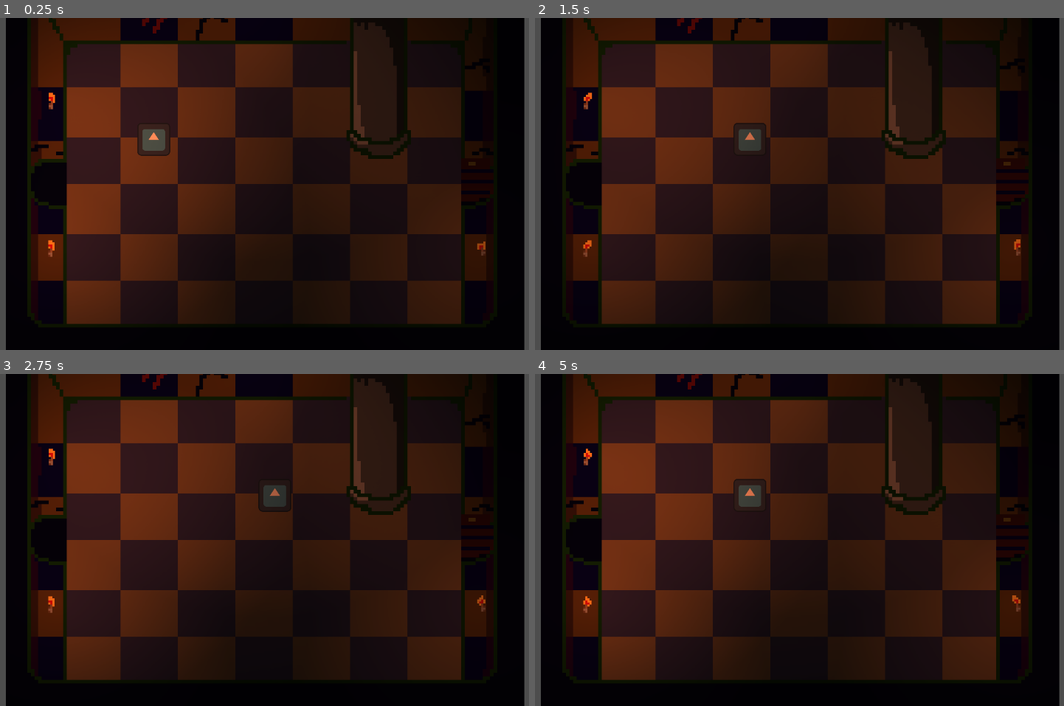
Above: before the commit, frames 1-4 (two rows, left to right).
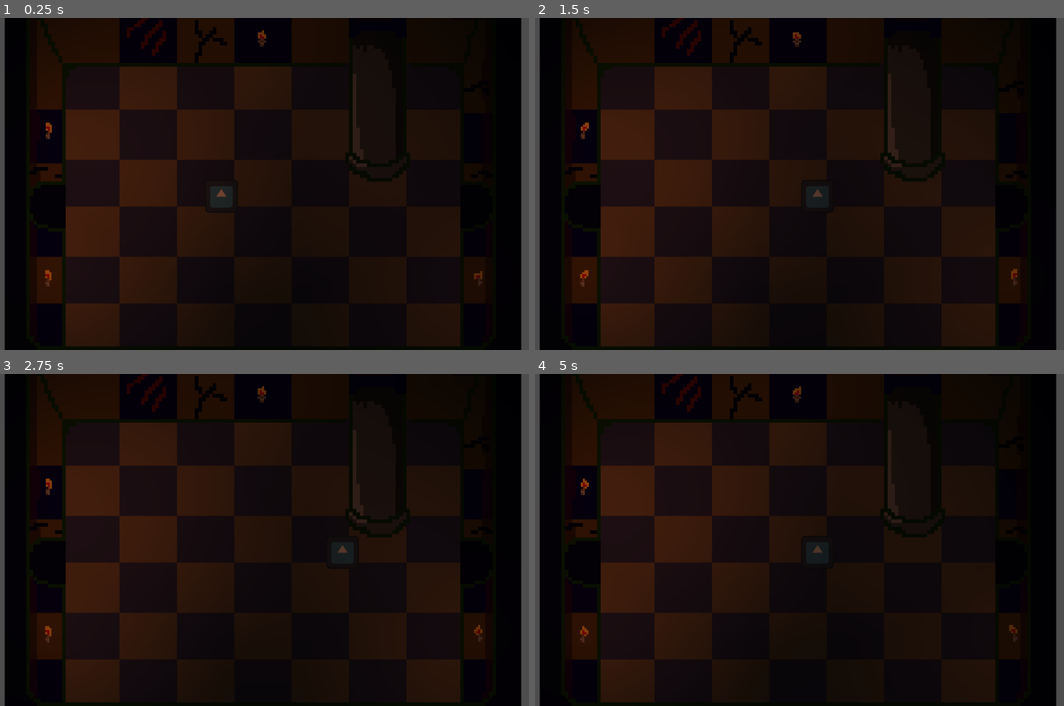
Above: after the commit, the same moments.

Repository: FlorianLesieur/UniJamTeam2Coop
Game: Godot game, scene res://Scenes/Physique/Game.tscn
Two runs of this game, one before a commit and one after it. Both use one fixed random seed, a clock stepped at 60 frames per second and the inputs below. The project has no main scene, so this scene is started directly. The engine's default icon, where the game draws it, is replaced by a stand-in: a white triangle on a blue panel in a dark square.
Inputs (mouse positions are in pixels of both pictures, inside the frame that each line leads up to):
- Up to frame 1 (0.25 s): no input
- Up to frame 2 (1.5 s): move the mouse to (931, 167) at 0.52 s; hold Right (Right) 0.53-1.25 s; tap F (Interact) at 0.6 s; click (931, 167) at 0.67 s; drag from (683, 200) to (561, 177) at 1.27 s
- Up to frame 3 (2.75 s): tap Enter at 2 s; move the mouse to (327, 466) at 2.02 s; hold Right (Right) from 2.03 s (still down); tap F (Interact) at 2.1 s
- Up to frame 4 (5 s): release Right (Right) at 2.75 s; drag from (773, 606) to (1037, 536) at 2.77 s; move the mouse to (979, 589) at 3.52 s; hold Left (Left) 3.53-4.25 s; tap F (Interact) at 3.6 s; drag from (624, 490) to (1037, 536) at 4.27 s

The runs differ from the first frame. In frame 1, 32% of the frame differs, in the area x 0-100%, y 0-100%; in frame 2, 32%; in frame 3, 33%; in frame 4, 35%.

Commit message:
Laby

Diff:
--- /dev/null
+++ b/Scenes/Physique/Caillou.tscn
@@ -0,0 +1,18 @@
+[gd_scene format=3 uid="uid://ce7x5lb6st5nt"]
+
+[ext_resource type="Script" uid="uid://b8mtc8cecnmca" path="res://Scripts/Physique/caillou.gd" id="1_3s1ud"]
+[ext_resource type="Texture2D" uid="uid://hjltqpd7olgc" path="res://Assets/icon.svg" id="2_ejmak"]
+
+[sub_resource type="RectangleShape2D" id="RectangleShape2D_g4v7s"]
+size = Vector2(126, 126)
+
+[node name="Caillou" type="Node2D" unique_id=1879791748]
+script = ExtResource("1_3s1ud")
+
+[node name="StaticBody2D" type="StaticBody2D" parent="." unique_id=346271527]
+
+[node name="CollisionShape2D" type="CollisionShape2D" parent="StaticBody2D" unique_id=1098659230]
+shape = SubResource("RectangleShape2D_g4v7s")
+
+[node name="Sprite2D" type="Sprite2D" parent="StaticBody2D" unique_id=1906148920]
+texture = ExtResource("2_ejmak")
--- a/Scenes/Physique/Game.tscn
+++ b/Scenes/Physique/Game.tscn
@@ -3,38 +3,31 @@
 [ext_resource type="Script" uid="uid://djpf74e6r58bs" path="res://Scripts/game.gd" id="1_4ndsd"]
 [ext_resource type="PackedScene" uid="uid://r3ngush7wxm5" path="res://Scenes/Physique/Room/Room1.tscn" id="2_xbb3c"]
 [ext_resource type="PackedScene" uid="uid://dyseuftnyspkx" path="res://Scenes/Physique/player.tscn" id="3_53bud"]
-[ext_resource type="PackedScene" uid="uid://qxxew0mca61x" path="res://Scenes/Physique/Torche.tscn" id="4_5stio"]
+[ext_resource type="PackedScene" uid="uid://dw8m0xgaw6d8a" path="res://Scenes/Physique/Room/Room2.tscn" id="4_cao1l"]
+[ext_resource type="PackedScene" uid="uid://cu78rpeushco3" path="res://Scenes/Physique/Room/Room3.tscn" id="5_p88y0"]
 
 [node name="Game" type="Node2D" unique_id=2019292241 node_paths=PackedStringArray("rooms")]
 script = ExtResource("1_4ndsd")
-rooms = [null]
+rooms = [NodePath("Room1"), NodePath("Room2"), NodePath("Room3")]
+
+[node name="Camera2D" type="Camera2D" parent="." unique_id=1326329655]
+position = Vector2(589, 326)
 
 [node name="Room1" parent="." unique_id=744245850 instance=ExtResource("2_xbb3c")]
 
-[node name="Camera2D" type="Camera2D" parent="." unique_id=1326329655]
-position = Vector2(583, 384)
+[node name="Room2" parent="." unique_id=1381781980 instance=ExtResource("4_cao1l")]
+position = Vector2(2000, 0)
+
+[node name="Room3" parent="." unique_id=97531073 instance=ExtResource("5_p88y0")]
+position = Vector2(4000, 0)
 
 [node name="Player" parent="." unique_id=663629846 instance=ExtResource("3_53bud")]
-position = Vector2(362, 297)
+position = Vector2(500, 350)
 scale = Vector2(0.5, 0.5)
 
-[node name="CanvasModulate" type="CanvasModulate" parent="." unique_id=852092512]
-color = Color(0.11119685, 0.11119684, 0.11119684, 1)
-
-[node name="Torches" type="Node2D" parent="." unique_id=1749024178]
-
-[node name="Torche" parent="Torches" unique_id=1524118317 instance=ExtResource("4_5stio")]
-position = Vector2(579, 42)
-side = "nord"
-
-[node name="Torche2" parent="Torches" unique_id=101909505 instance=ExtResource("4_5stio")]
-position = Vector2(173, 222)
-side = "ouest"
-
-[node name="Torche3" parent="Torches" unique_id=712236123 instance=ExtResource("4_5stio")]
-position = Vector2(172, 510)
-side = "ouest"
-
-[node name="Torche5" parent="Torches" unique_id=1988223007 instance=ExtResource("4_5stio")]
-position = Vector2(993, 508)
-side = "est"
+[connection signal="retour" from="Room1" to="." method="_on_room_retour"]
+[connection signal="sorti" from="Room1" to="." method="_on_room_sorti"]
+[connection signal="retour" from="Room2" to="." method="_on_room_retour"]
+[connection signal="sorti" from="Room2" to="." method="_on_room_sorti"]
+[connection signal="retour" from="Room3" to="." method="_on_room_retour"]
+[connection signal="sorti" from="Room3" to="." method="_on_room_sorti"]
--- /dev/null
+++ b/Scenes/Physique/Room/Newscene.tscn
@@ -0,0 +1,7 @@
+[gd_scene format=3 uid="uid://cbv10dylpcuvn"]
+
+[ext_resource type="Script" uid="uid://3ikvys6b1miu" path="res://Scripts/Physique/Room/Room.gd" id="1_gde5b"]
+
+[node name="Newscene" type="Node2D" unique_id=649681665]
+script = ExtResource("1_gde5b")
+metadata/_custom_type_script = "uid://3ikvys6b1miu"
--- a/Scenes/Physique/Room/Room.tscn
+++ b/Scenes/Physique/Room/Room.tscn
@@ -1,7 +1,6 @@
 [gd_scene format=3 uid="uid://d3w2uuf2v2wod"]
 
 [ext_resource type="Script" uid="uid://3ikvys6b1miu" path="res://Scripts/Physique/Room/Room.gd" id="1_ronr4"]
-[ext_resource type="Texture2D" uid="uid://b8jr3wqtgh43u" path="res://Assets/Physique/Room/RoomA.png" id="2_ronr4"]
 
 [sub_resource type="RectangleShape2D" id="RectangleShape2D_yf5fn"]
 size = Vector2(100, 100)
@@ -36,11 +35,6 @@
 [node name="Room" type="Node2D" unique_id=1018444833]
 script = ExtResource("1_ronr4")
 metadata/_custom_type_script = "uid://3ikvys6b1miu"
-
-[node name="RoomA" type="Sprite2D" parent="." unique_id=1312886272]
-position = Vector2(577, 384)
-scale = Vector2(7, 7)
-texture = ExtResource("2_ronr4")
 
 [node name="Entree" type="Area2D" parent="." unique_id=1835958162]
 position = Vector2(114, 370)
--- a/Scenes/Physique/Room/Room1.tscn
+++ b/Scenes/Physique/Room/Room1.tscn
@@ -1,31 +1,23 @@
 [gd_scene format=3 uid="uid://r3ngush7wxm5"]
 
+[ext_resource type="Script" uid="uid://djnlg6b7w26uv" path="res://Scripts/Physique/Room/room_1.gd" id="1_ac2h6"]
 [ext_resource type="Script" uid="uid://b7vkl2e5bfqpq" path="res://Scripts/Physique/Room/Room1.gd" id="1_rqtq1"]
 [ext_resource type="Texture2D" uid="uid://b8jr3wqtgh43u" path="res://Assets/Physique/Room/RoomA.png" id="1_uiu0h"]
 [ext_resource type="PackedScene" uid="uid://d3w2uuf2v2wod" path="res://Scenes/Physique/Room/Room.tscn" id="2_ac2h6"]
-[ext_resource type="PackedScene" uid="uid://cvtvvhlfx6hdh" path="res://Scenes/Physique/Door.tscn" id="3_catfe"]
-[ext_resource type="Script" uid="uid://c8n7lkxe05jh6" path="res://Scripts/Physique/PhysiqueButtonDoor.gd" id="5_cn4ok"]
-[ext_resource type="PackedScene" uid="uid://eq7c1uflbcm4" path="res://Scenes/Physique/PhysiqueButton.tscn" id="5_rqtq1"]
 [ext_resource type="PackedScene" uid="uid://qxxew0mca61x" path="res://Scenes/Physique/Torche.tscn" id="7_lwdc6"]
 
-[node name="Room1" type="Node2D" unique_id=744245850]
+[node name="Room1" type="Node2D" unique_id=992877098]
+script = ExtResource("1_ac2h6")
+metadata/_custom_type_script = "uid://3ikvys6b1miu"
+
+[node name="Room" parent="." unique_id=1018444833 instance=ExtResource("2_ac2h6")]
+script = ExtResource("1_rqtq1")
+defaultLit = true
 
 [node name="RoomA" type="Sprite2D" parent="." unique_id=227735088]
 position = Vector2(581.00006, 370.00003)
 scale = Vector2(7, 7)
 texture = ExtResource("1_uiu0h")
-
-[node name="Room" parent="." unique_id=1018444833 instance=ExtResource("2_ac2h6")]
-script = ExtResource("1_rqtq1")
-defaultLit = true
-
-[node name="buttonDoor" parent="Room" unique_id=1878903987 instance=ExtResource("5_rqtq1")]
-position = Vector2(989, 373)
-script = ExtResource("5_cn4ok")
-
-[node name="door" parent="Room" unique_id=1118860039 instance=ExtResource("3_catfe")]
-position = Vector2(990.0001, 376)
-scale = Vector2(7, 7)
 
 [node name="CanvasModulate" type="CanvasModulate" parent="." unique_id=1302992237]
 color = Color(0.11119685, 0.11119684, 0.11119684, 1)
@@ -48,4 +40,5 @@
 position = Vector2(993, 508)
 side = "est"
 
-[connection signal="pressed" from="Room/buttonDoor" to="Room" method="OpenDoor"]
+[connection signal="retour" from="Room" to="." method="_on_room_retour"]
+[connection signal="sorti" from="Room" to="." method="_on_room_sorti"]
--- a/Scenes/Physique/Room/Room2.tscn
+++ b/Scenes/Physique/Room/Room2.tscn
@@ -1,15 +1,16 @@
 [gd_scene format=3 uid="uid://dw8m0xgaw6d8a"]
 
 [ext_resource type="Texture2D" uid="uid://x3o05uuhd83m" path="res://Assets/Physique/Room/RoomB.png" id="1_3wdmx"]
-[ext_resource type="Script" uid="uid://3ikvys6b1miu" path="res://Scripts/Physique/Room/Room.gd" id="1_511yp"]
+[ext_resource type="Script" uid="uid://djnlg6b7w26uv" path="res://Scripts/Physique/Room/room_1.gd" id="1_s1xa5"]
 [ext_resource type="Script" uid="uid://8awka03mo0ap" path="res://Scripts/Physique/Room/Room2.gd" id="2_1q34m"]
 [ext_resource type="PackedScene" uid="uid://eq7c1uflbcm4" path="res://Scenes/Physique/PhysiqueButton.tscn" id="6_1q34m"]
 [ext_resource type="PackedScene" uid="uid://cvtvvhlfx6hdh" path="res://Scenes/Physique/Door.tscn" id="6_x1sat"]
 [ext_resource type="Script" uid="uid://dsge1puu5afj8" path="res://Scripts/Physique/PhysiqueButtonRoom2.gd" id="7_x1sat"]
-[ext_resource type="PackedScene" uid="uid://dyseuftnyspkx" path="res://Scenes/Physique/player.tscn" id="8_s1xa5"]
+[ext_resource type="PackedScene" uid="uid://qxxew0mca61x" path="res://Scenes/Physique/Torche.tscn" id="8_nmxnj"]
+[ext_resource type="PackedScene" uid="uid://d3w2uuf2v2wod" path="res://Scenes/Physique/Room/Room.tscn" id="8_s1xa5"]
 
 [node name="Room2" type="Node2D" unique_id=1381781980]
-script = ExtResource("1_511yp")
+script = ExtResource("1_s1xa5")
 metadata/_custom_type_script = "uid://3ikvys6b1miu"
 
 [node name="Camera2D" type="Camera2D" parent="." unique_id=1157344240]
@@ -31,7 +32,29 @@
 position = Vector2(416.00006, -1.9999998)
 scale = Vector2(7, 7)
 
-[node name="Player" parent="Node2D" unique_id=663629846 instance=ExtResource("8_s1xa5")]
+[node name="CanvasModulate" type="CanvasModulate" parent="." unique_id=1288668631]
+color = Color(0.11119685, 0.11119684, 0.11119684, 1)
+
+[node name="Torches" type="Node2D" parent="." unique_id=1193182871]
+
+[node name="Torche" parent="Torches" unique_id=1631952049 instance=ExtResource("8_nmxnj")]
+position = Vector2(246, 259)
+side = "nord"
+
+[node name="Torche2" parent="Torches" unique_id=1817688713 instance=ExtResource("8_nmxnj")]
+position = Vector2(146, -331)
+side = "ouest"
+
+[node name="Torche3" parent="Torches" unique_id=1524118317 instance=ExtResource("8_nmxnj")]
+position = Vector2(-407, -197)
+side = "ouest"
+
+[node name="Torche5" parent="Torches" unique_id=609475062 instance=ExtResource("8_nmxnj")]
+position = Vector2(-416, 113)
+side = "est"
+
+[node name="Room" parent="." unique_id=1018444833 instance=ExtResource("8_s1xa5")]
+position = Vector2(-577, -376)
 
 [connection signal="pressed" from="Node2D/PhysiqueButton" to="Node2D" method="GetButton"]
 [connection signal="timeout" from="Node2D/PhysiqueButton/Timer" to="Node2D/PhysiqueButton" method="_on_timeout"]
--- a/Scenes/Physique/Room/Room3.tscn
+++ b/Scenes/Physique/Room/Room3.tscn
@@ -1,10 +1,11 @@
 [gd_scene format=3 uid="uid://cu78rpeushco3"]
 
-[ext_resource type="Texture2D" uid="uid://dv3wnejsp4ue4" path="res://Assets/Physique/Room/RoomC.png" id="1_cv2v0"]
+[ext_resource type="Texture2D" uid="uid://iiydmjce1tcq" path="res://Assets/Physique/Room/RoomC.png" id="1_cv2v0"]
+[ext_resource type="Script" uid="uid://djnlg6b7w26uv" path="res://Scripts/Physique/Room/room_1.gd" id="1_mbsnw"]
 [ext_resource type="PackedScene" uid="uid://eq7c1uflbcm4" path="res://Scenes/Physique/PhysiqueButton.tscn" id="4_xr5d2"]
 [ext_resource type="PackedScene" uid="uid://cvtvvhlfx6hdh" path="res://Scenes/Physique/Door.tscn" id="5_c82h5"]
-[ext_resource type="PackedScene" uid="uid://dyseuftnyspkx" path="res://Scenes/Physique/player.tscn" id="6_0w3xs"]
 [ext_resource type="PackedScene" uid="uid://bngjoynr7njsx" path="res://Scenes/Physique/Room/BigRoom.tscn" id="6_mbsnw"]
+[ext_resource type="PackedScene" uid="uid://qxxew0mca61x" path="res://Scenes/Physique/Torche.tscn" id="7_mbsnw"]
 [ext_resource type="Script" uid="uid://c1jkhu1ny8lco" path="res://Scripts/Physique/Room/Room3.gd" id="7_xr5d2"]
 
 [sub_resource type="SegmentShape2D" id="SegmentShape2D_g4v7s"]
@@ -91,7 +92,9 @@
 a = Vector2(858, 328)
 b = Vector2(963, 328)
 
-[node name="Room3" type="Node2D" unique_id=744245850]
+[node name="Room3" type="Node2D" unique_id=2070320622]
+script = ExtResource("1_mbsnw")
+metadata/_custom_type_script = "uid://3ikvys6b1miu"
 
 [node name="RoomC" type="Sprite2D" parent="." unique_id=1043357016]
 position = Vector2(583.00006, 345)
@@ -216,8 +219,25 @@
 [node name="CollisionShape2D" type="CollisionShape2D" parent="Room3/laby/StaticBody2D21" unique_id=793362991]
 shape = SubResource("SegmentShape2D_1me0x")
 
-[node name="Player" parent="." unique_id=663629846 instance=ExtResource("6_0w3xs")]
-position = Vector2(462, 302)
-scale = Vector2(0.5, 0.5)
+[node name="CanvasModulate" type="CanvasModulate" parent="." unique_id=1534803307]
+color = Color(0.11119685, 0.11119684, 0.11119684, 1)
+
+[node name="Torches" type="Node2D" parent="." unique_id=1604373627]
+
+[node name="Torche" parent="Torches" unique_id=1524118317 instance=ExtResource("7_mbsnw")]
+position = Vector2(225, 413)
+side = "nord"
+
+[node name="Torche2" parent="Torches" unique_id=193416505 instance=ExtResource("7_mbsnw")]
+position = Vector2(700, 133)
+side = "ouest"
+
+[node name="Torche3" parent="Torches" unique_id=1844381025 instance=ExtResource("7_mbsnw")]
+position = Vector2(558, 323)
+side = "ouest"
+
+[node name="Torche5" parent="Torches" unique_id=1361558518 instance=ExtResource("7_mbsnw")]
+position = Vector2(865, 699)
+side = "est"
 
 [connection signal="pressed" from="Room3/buttonDoor" to="Room3" method="_open_door"]
--- /dev/null
+++ b/Scenes/Physique/animated_sprite_2d.gd
@@ -0,0 +1 @@
+extends AnimatedSprite2D
--- a/Scripts/Physique/Room/Room.gd
+++ b/Scripts/Physique/Room/Room.gd
@@ -16,3 +16,11 @@
 func _on_sortie_body_entered(body: Node2D) -> void:
 	if body is Player:
 		sorti.emit()
+
+
+func _on_room_retour() -> void:
+	pass # Replace with function body.
+
+
+func _on_room_sorti() -> void:
+	pass # Replace with function body.
--- /dev/null
+++ b/Scripts/Physique/Room/room_1.gd
@@ -0,0 +1,8 @@
+extends Room
+
+
+func _on_room_retour() -> void:
+	retour.emit()
+
+func _on_room_sorti() -> void:
+	sorti.emit()
--- /dev/null
+++ b/Scripts/Physique/Room/room_2.gd
@@ -0,0 +1,11 @@
+extends Room
+
+
+# Called when the node enters the scene tree for the first time.
+func _ready() -> void:
+	pass # Replace with function body.
+
+
+# Called every frame. 'delta' is the elapsed time since the previous frame.
+func _process(delta: float) -> void:
+	pass
--- /dev/null
+++ b/Scripts/Physique/Room/room_3.gd
@@ -0,0 +1 @@
+extends Room
--- /dev/null
+++ b/Scripts/Physique/caillou.gd
@@ -0,0 +1 @@
+extends Node2D
--- /dev/null
+++ b/Scripts/Physique/room_1.gd
@@ -0,0 +1 @@
+extends Room
Not shown, added: Scenes/Physique/animated_sprite_2d.gd.uid
Not shown, added: Scripts/Physique/Room/room_1.gd.uid
Not shown, added: Scripts/Physique/Room/room_2.gd.uid
Not shown, added: Scripts/Physique/Room/room_3.gd.uid
Not shown, added: Scripts/Physique/caillou.gd.uid
Not shown, added: Scripts/Physique/room_1.gd.uid
